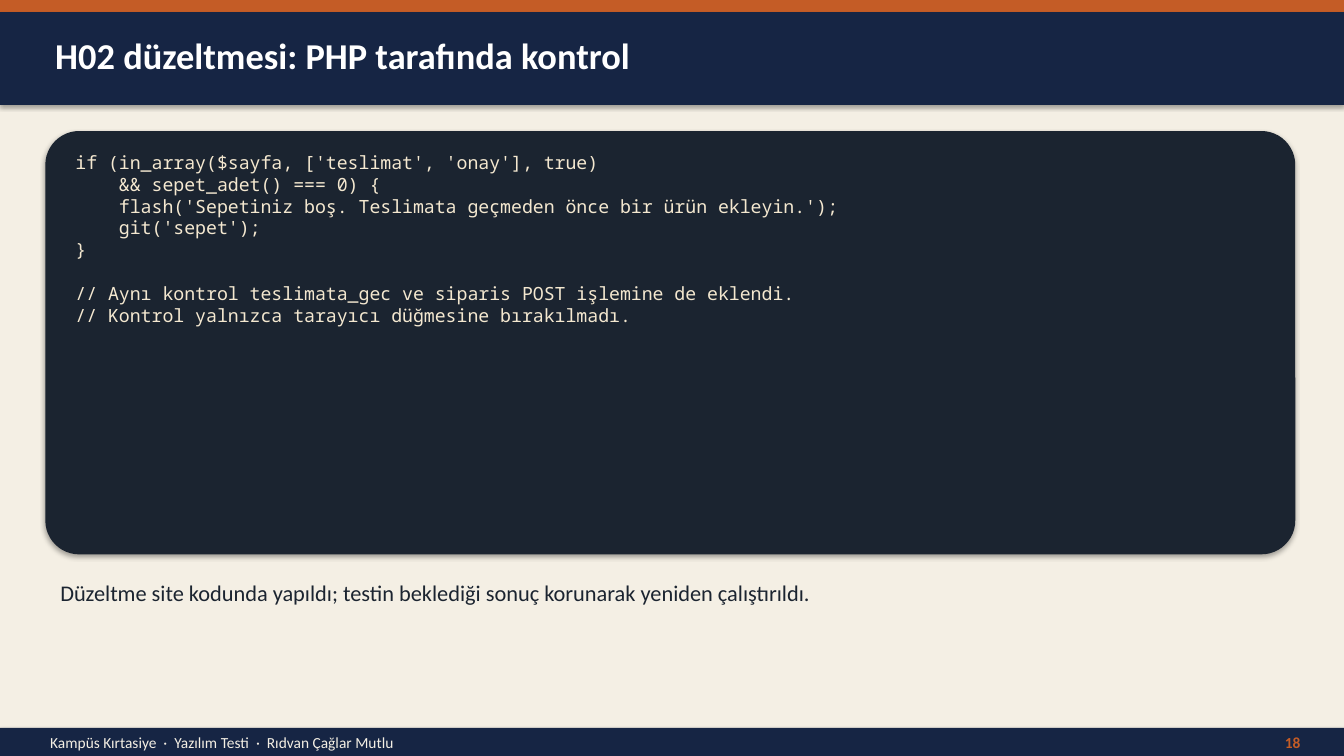
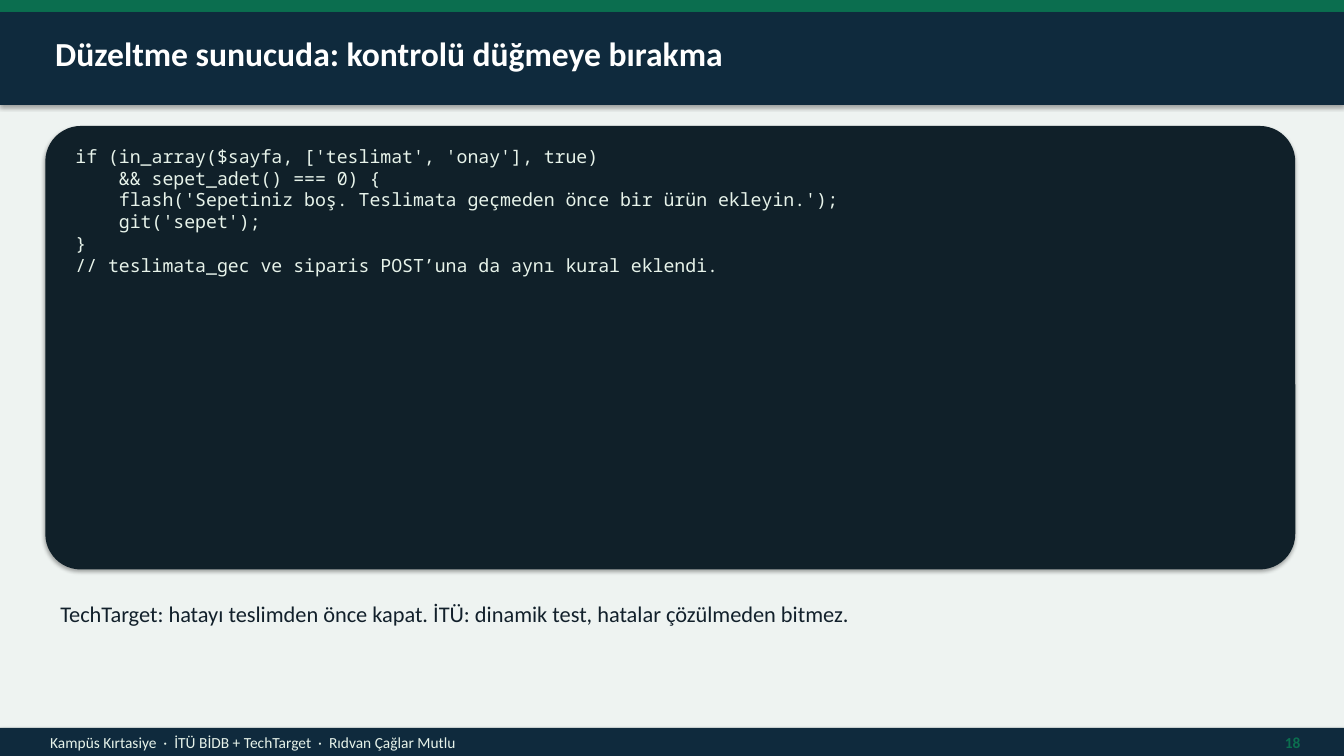
Before and after one commit to ridvancaglarmutlu/Veri-Taban-Projesi-, a slide deck: slide 18 of Kampus_Kirtasiye_Yazilim_Testi_Sunumu.pptx. Drawn at 1344x756 pixels with LibreOffice and Linux fonts; fonts in the diff are those of the drawing. Boxes give left, top, right and bottom in pixels: in the first picture for what was removed or moved away, otherwise in the second. Text is boxed around its words. In the diff, an @@ line names an element or a change of style, - is before the commit and + after.

```diff
--- a/Kampus_Kirtasiye_Yazilim_Testi_Sunumu.pptx
+++ b/Kampus_Kirtasiye_Yazilim_Testi_Sunumu.pptx
@@ rectangle at [0, 0, 1344, 756]: fill #F4EFE4 to #EEF3F1 @@
@@ rectangle at [0, 0, 1344, 12]: fill #C45C26 to #0B6E4F @@
@@ rectangle at [0, 12, 1344, 105]: fill #162544 to #0F2A3D @@
@@ text at [55, 42, 723, 72]: text changed; size 26 to 24 pt @@
-H02 düzeltmesi: PHP tarafında kontrol
+Düzeltme sunucuda: kontrolü düğmeye bırakma
@@ rounded rectangle: place and size @@
-rounded rectangle at [45, 131, 1296, 555]
+rounded rectangle at [45, 126, 1296, 570]
@@ rounded rectangle at [45, 126, 1296, 570]: fill #1B2430 to #102029 @@
@@ text at [75, 149, 838, 277]: text changed; text colour #F4E8D0 to #E7F3EA @@
-if (in_array($sayfa, ['teslimat', 'onay'], true)
-&& sepet_adet() === 0) {
-flash('Sepetiniz boş. Teslimata geçmeden önce bir ürün ekleyin.');
-git('sepet');
-}
-// Aynı kontrol teslimata_gec ve siparis POST işlemine de eklendi.
-// Kontrol yalnızca tarayıcı düğmesine bırakılmadı.
+if (in_array($sayfa, ['teslimat', 'onay'], true)
+&& sepet_adet() === 0) {
+flash('Sepetiniz boş. Teslimata geçmeden önce bir ürün ekleyin.');
+git('sepet');
+}
+// teslimata_gec ve siparis POST’una da aynı kural eklendi.
@@ text at [60, 604, 849, 626]: text changed; text colour #1B2430 to #12202B @@
-Düzeltme site kodunda yapıldı; testin beklediği sonuç korunarak yeniden çalıştırıldı.
+TechTarget: hatayı teslimden önce kapat. İTÜ: dinamik test, hatalar çözülmeden bitmez.
@@ rectangle at [0, 728, 1344, 756]: fill #162544 to #0F2A3D @@
@@ text at [50, 735, 455, 751]: text changed; text colour #F4EFE4 to #E7F3EA @@
-Kampüs Kırtasiye · Yazılım Testi · Rıdvan Çağlar Mutlu
+Kampüs Kırtasiye · İTÜ BİDB + TechTarget · Rıdvan Çağlar Mutlu
@@ text "18" at [1285, 738, 1301, 748]: text colour #C45C26 to #0B6E4F @@
```
Also in this commit, not shown: 4 other slides changed, 17 slides added, 18 slides removed, 17 other files.
